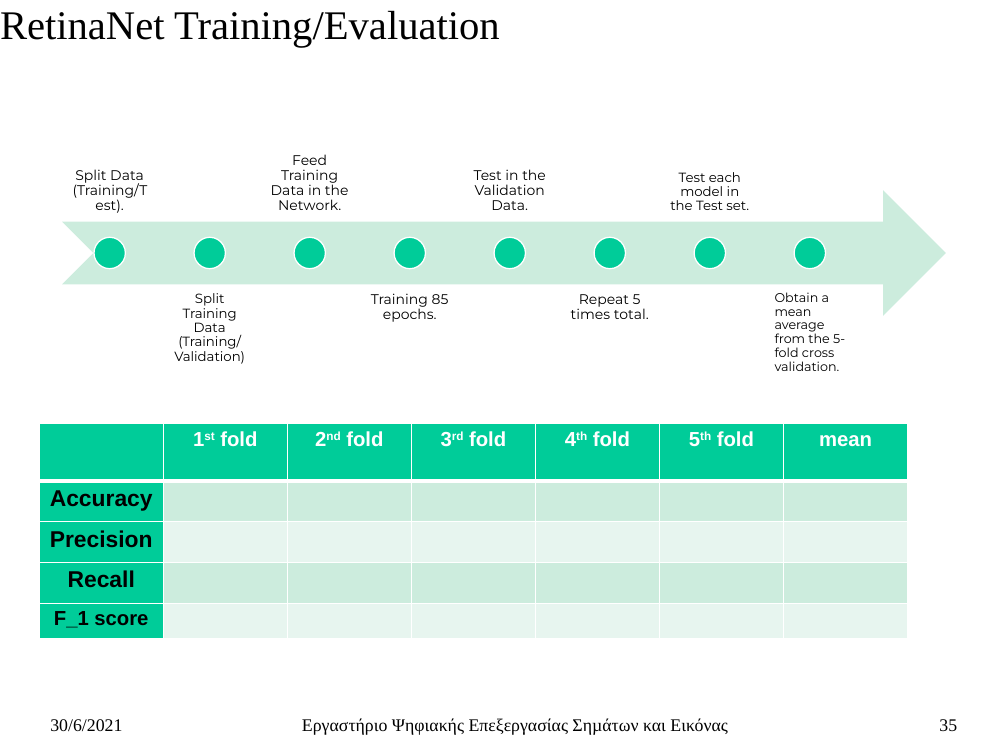
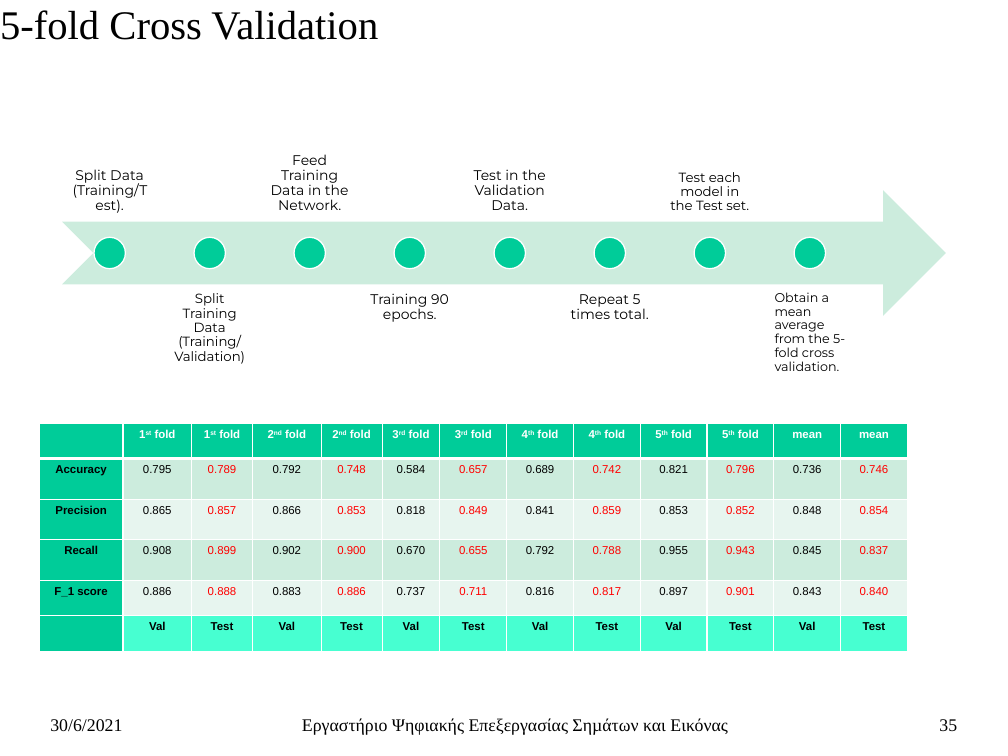
Before and after one commit to ChristosTrimas/ai-detection-systems, a slide deck: slide 35 of thesis/thesis_so_far_presentation_v_0_3.pptx. Drawn at 1008x756 pixels with LibreOffice and Linux fonts; fonts in the diff are those of the drawing. Boxes give left, top, right and bottom in pixels: in the first picture for what was removed or moved away, otherwise in the second. Text is boxed around its words. In the diff, an @@ line names an element or a change of style, - is before the commit and + after.

```diff
--- a/thesis/thesis_so_far_presentation_v_0_3.pptx
+++ b/thesis/thesis_so_far_presentation_v_0_3.pptx
@@ subtitle at [0,10,378,40]: text changed @@
-RetinaNet Training/Evaluation
+5-fold Cross Validation
@@ text at [370,293,449,322]: text changed @@
-Training 85 epochs.
+Training 90 epochs.
@@ table at [39,424,908,653] @@
- | 1st fold | 2nd fold | 3rd fold | 4th fold | 5th fold | mean
-Accuracy |  |  |  |  |  | 
-Precision |  |  |  |  |  | 
-Recall |  |  |  |  |  | 
-F_1 score |  |  |  |  |  | 
+ | 1st fold | 1st fold | 2nd fold | 2nd fold | 3rd fold | 3rd fold | 4th fold | 4th fold | 5th fold | 5th fold | mean | mean
+Accuracy | 0.795 | 0.789 | 0.792 | 0.748 | 0.584 | 0.657 | 0.689 | 0.742 | 0.821 | 0.796 | 0.736 | 0.746
+Precision | 0.865 | 0.857 | 0.866 | 0.853 | 0.818 | 0.849 | 0.841 | 0.859 | 0.853 | 0.852 | 0.848 | 0.854
+Recall | 0.908 | 0.899 | 0.902 | 0.900 | 0.670 | 0.655 | 0.792 | 0.788 | 0.955 | 0.943 | 0.845 | 0.837
+F_1 score | 0.886 | 0.888 | 0.883 | 0.886 | 0.737 | 0.711 | 0.816 | 0.817 | 0.897 | 0.901 | 0.843 | 0.840
+ | Val | Test | Val | Test | Val | Test | Val | Test | Val | Test | Val | Test
```
Also in this commit, not shown: 2 other slides changed.
